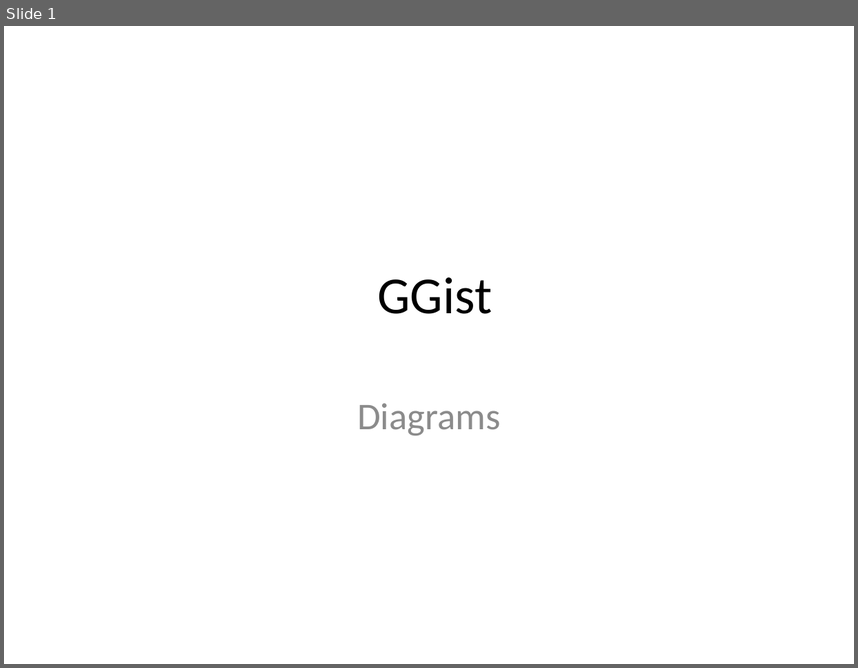
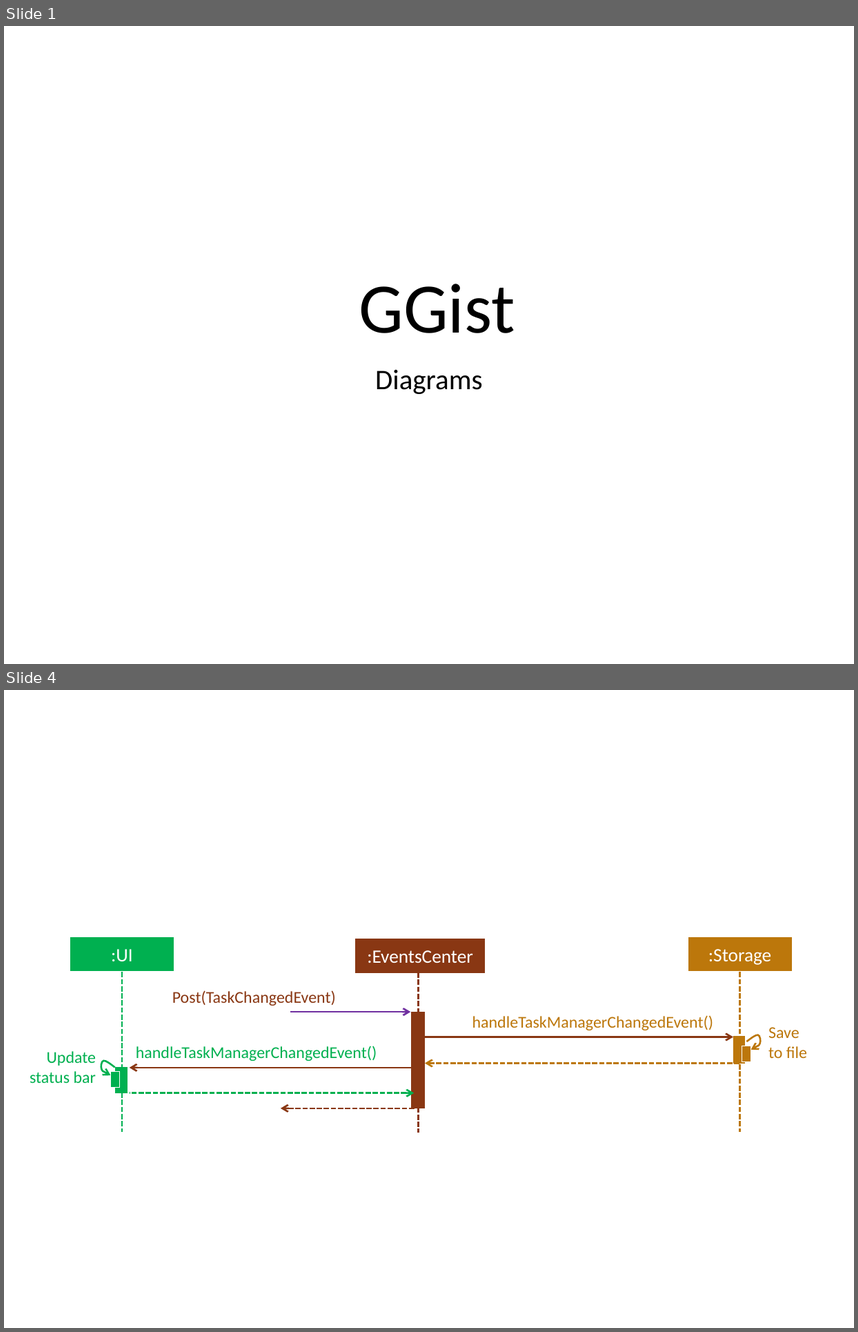
Before and after one commit to nus-cs2103-AY1617S1/addressbook-level4, a slide deck: docs/diagrams/Diagrams.pptx. Shown one above the other, each under a label of ours: slide 1 before the commit, slides 1 and 4 after it; the slides between them are not shown. The pictures are 858x668 and 858x1332 pixels, drawn with LibreOffice and Linux fonts; fonts in the diff are those of the drawing. Boxes give left, top, right and bottom in pixels: in the first picture for what was removed or moved away, otherwise in the second. Text is boxed around its words. In the diff, an @@ line names an element or a change of style, - is before the commit and + after.

```diff
--- a/docs/diagrams/Diagrams.pptx
+++ b/docs/diagrams/Diagrams.pptx
@@ slide 4 added at [4,690,854,1328], background #FFFFFF @@
@@ rectangle added at [71,938,173,971], fill #00B050, outline #00B050 1.5 pt, 16 pt, text #FFFFFF @@
+:UI
@@ rectangle added at [357,940,484,972], fill #893713, outline #893713 1.5 pt, 16 pt, text #FFFFFF @@
+:EventsCenter
@@ rectangle added at [689,938,791,971], fill #BC770B, outline #BC770B 1.5 pt, 16 pt, text #FFFFFF @@
+:Storage
@@ line added from (122, 972) to (122, 1132), #00B050 1.5 pt dashed @@
@@ line added from (418, 972) to (418, 1133), #893713 1.5 pt dashed @@
@@ line added from (740, 972) to (740, 1132), #BC770B 1.5 pt dashed @@
@@ text added at [172,990,336,1005], 14 pt, text #893713 @@
+Post(TaskChangedEvent)
@@ arrow added from (290, 1012) to (410, 1012), #7030A0 1.5 pt @@
@@ rectangle added at [412,1012,426,1107], fill #893713, outline #893713 0.5 pt @@
@@ text added at [473,1015,713,1030], 14 pt, text #BC770B @@
+handleTaskManagerChangedEvent()
@@ arrow added from (425, 1037) to (733, 1037), #893713 1.5 pt @@
@@ rectangle added at [733,1036,745,1063], fill #BC770B, outline #BC770B 0.5 pt @@
@@ freeform shape added at [744,1032,763,1051], outline #BC770B 1.5 pt @@
@@ text added at [769,1027,807,1058], 14 pt, text #BC770B @@
+Save
+to file
@@ text added at [30,1051,96,1083], 14 pt, text #00B050 @@
+Update status bar
@@ freeform shape added at [98,1058,116,1077], outline #00B050 1.5 pt @@
@@ text added at [136,1045,377,1061], 14 pt, text #00B050 @@
+handleTaskManagerChangedEvent()
@@ rectangle added at [742,1045,751,1061], fill #BC770B, outline #FFFFFF 0.5 pt @@
@@ rectangle added at [110,1072,120,1088], fill #00B050, outline #FFFFFF 0.5 pt @@
@@ rectangle added at [115,1067,128,1093], fill #00B050, outline #00B050 0.5 pt @@
@@ arrow added from (414, 1067) to (130, 1067), #893713 1.5 pt @@
@@ arrow added from (740, 1063) to (425, 1063), #BC770B 1.5 pt dashed @@
@@ arrow added from (130, 1093) to (414, 1093), #00B050 1.5 pt dashed @@
@@ arrow added from (415, 1108) to (280, 1108), #893713 1.5 pt dashed @@
@@ slide 1 changed as well @@
@@ title "GGist": place and size @@
-title "GGist" at [377,277,492,314]
+title "GGist" at [359,283,515,333]
@@ title "GGist" at [359,283,515,333]: size 44 to 60 pt; line spacing 1 to 0.9; vertical alignment middle to bottom @@
@@ subtitle "Diagrams": place and size @@
-subtitle "Diagrams" at [357,403,501,436]
+subtitle "Diagrams" at [375,369,483,394]
@@ subtitle "Diagrams" at [375,369,483,394]: size 32 to 24 pt, text colour #8C8C8C to #000000; line spacing 1 to 0.9; more space between paragraphs @@
```
Also in this commit, not shown: 7 other slides changed, 20 other files.
